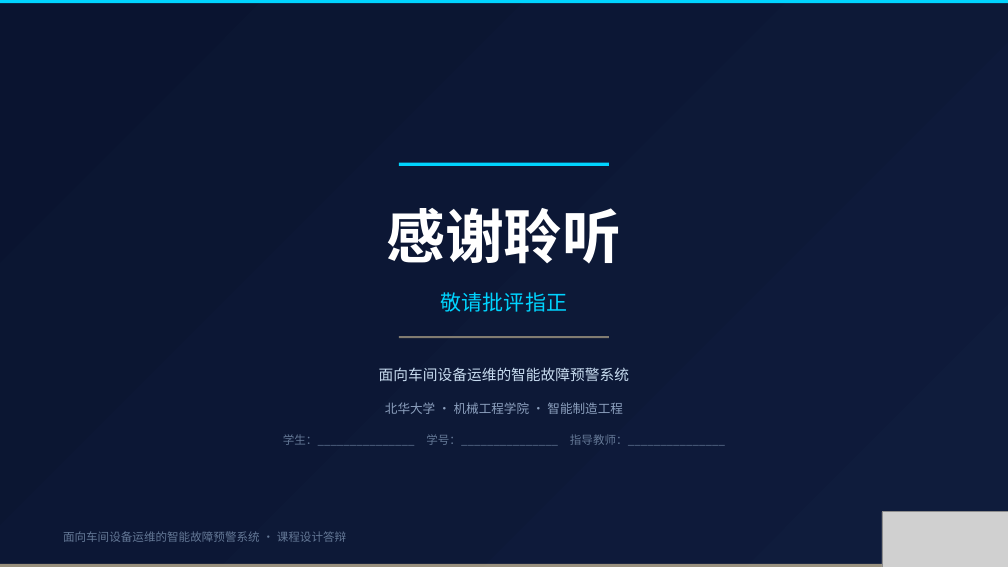
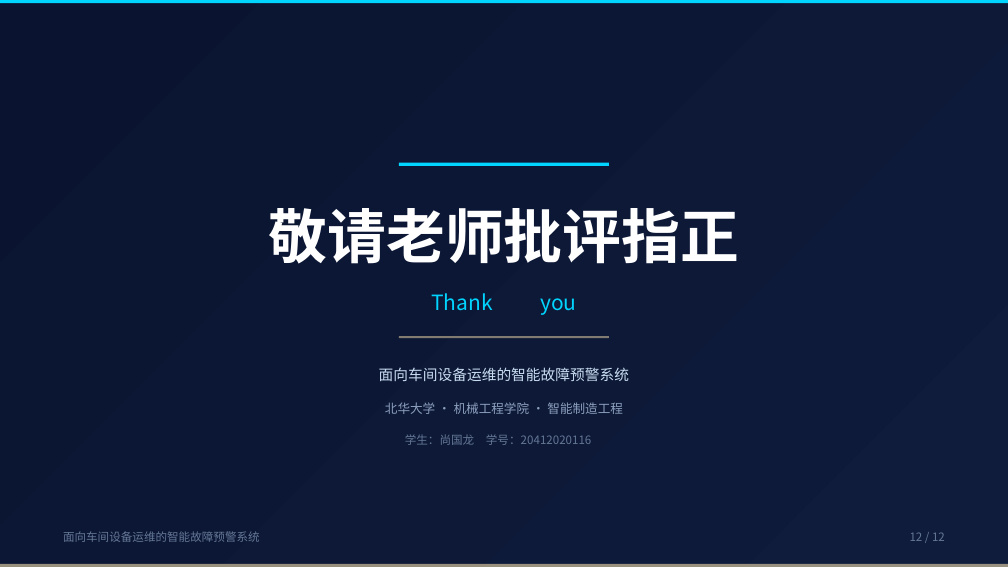
Before and after one commit to longbao1001/Vibecodingproject, a slide deck: slide 12 of 课程设计答辩PPT.pptx (slide 13 before the commit). Drawn at 1008x567 pixels with LibreOffice and Linux fonts; fonts in the diff are those of the drawing; grey boxes stand for pictures. Boxes give left, top, right and bottom in pixels: in the first picture for what was removed or moved away, otherwise in the second. Text is boxed around its words. In the diff, an @@ line names an element or a change of style, - is before the commit and + after.

```diff
--- a/课程设计答辩PPT.pptx
+++ b/课程设计答辩PPT.pptx
@@ text at [269,208,740,264]: text changed @@
-感谢聆听
+敬请老师批评指正
@@ text at [431,293,576,315]: text changed @@
-敬请批评指正
+Thank you
@@ text at [405,434,592,445]: text changed @@
-学生：_______________ 学号：_______________ 指导教师：_______________
+学生：尚国龙 学号：20412020116
@@ text at [63,531,260,542]: text changed @@
-面向车间设备运维的智能故障预警系统 · 课程设计答辩
+面向车间设备运维的智能故障预警系统
@@ picture removed at [882,512,1008,567] @@
@@ text added at [910,532,945,541], 11 pt, text #647896 @@
+12 / 12
```
Also in this commit, not shown: 11 other slides changed, 1 slide removed, 3 other files.
